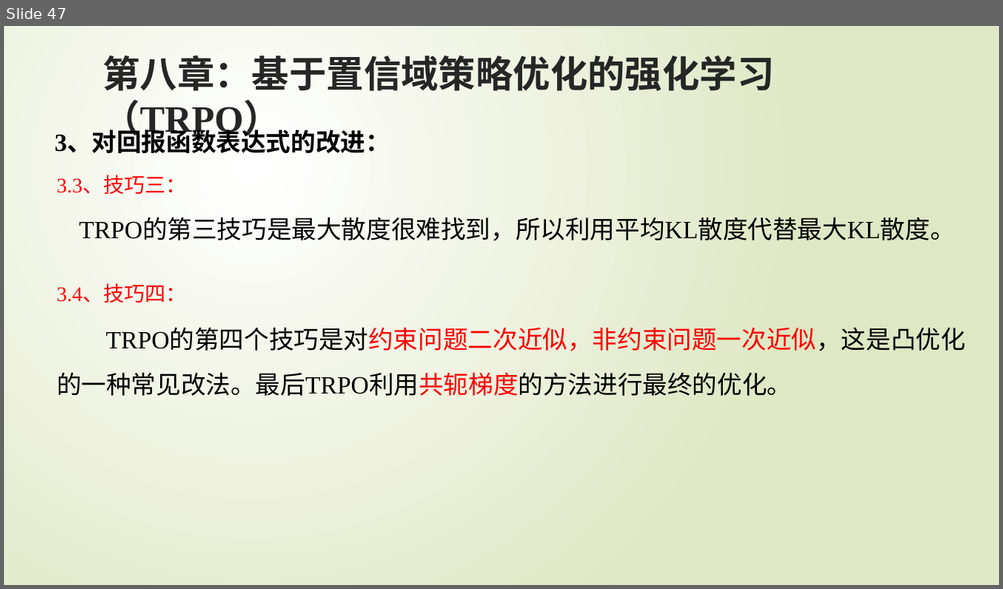
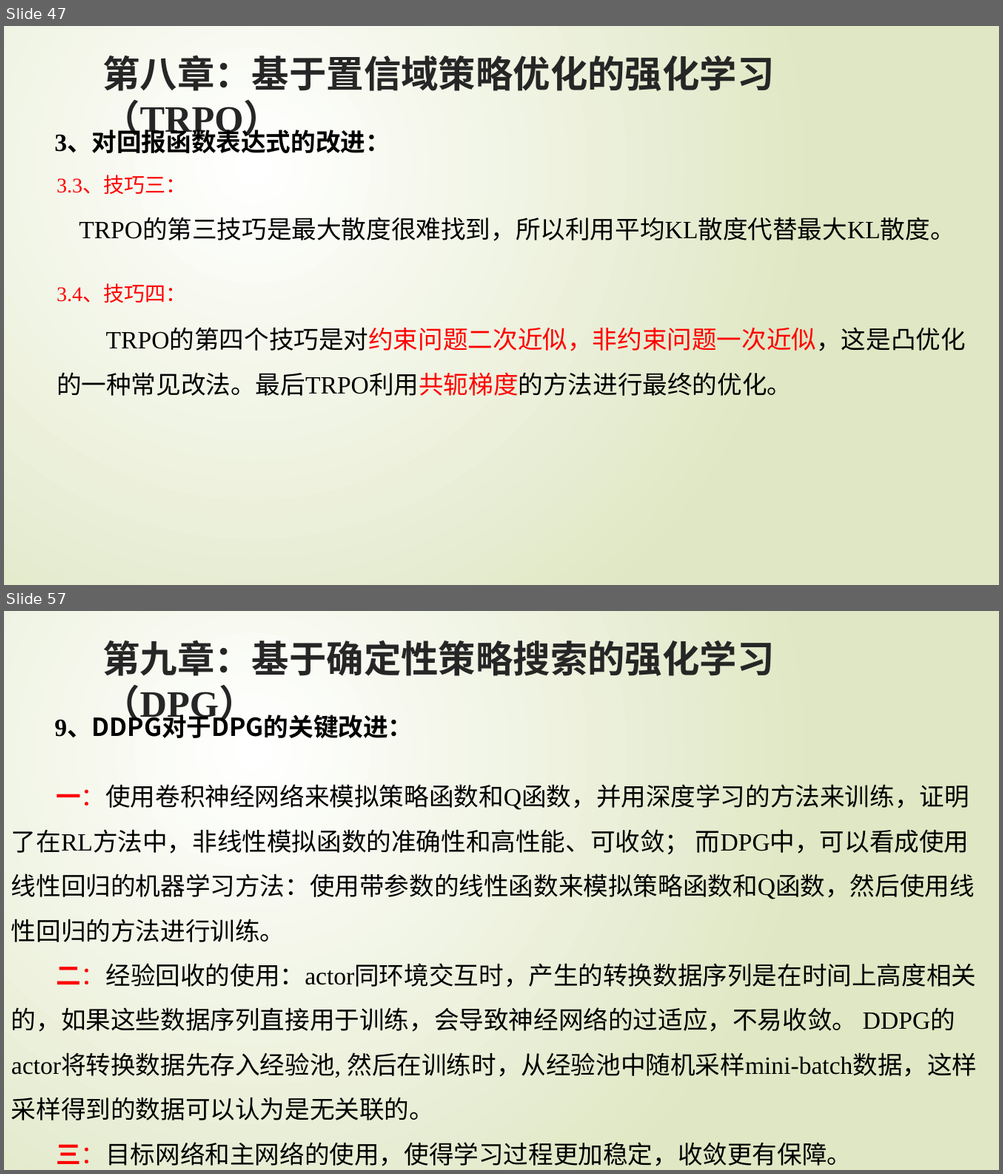
Before and after one commit to zgqzhangguoqi/RL-Flies, a slide deck: 强化学习PPT/强化学习原理入门(4~9章).pptx. Shown one above the other, each under a label of ours: slide 47 before the commit, slides 47 and 57 after it; the slides between them are not shown. The pictures are 1003x589 and 1003x1174 pixels, drawn with LibreOffice and Linux fonts; fonts in the diff are those of the drawing. Boxes give left, top, right and bottom in pixels: in the first picture for what was removed or moved away, otherwise in the second. Text is boxed around its words. In the diff, an @@ line names an element or a change of style, - is before the commit and + after.

```diff
--- a/强化学习PPT/强化学习原理入门(4~9章).pptx
+++ b/强化学习PPT/强化学习原理入门(4~9章).pptx
@@ slide 57 added at bbox=[4, 611, 999, 1170], background gradient #FFFFFF to #DFE8C4 @@
@@ text added at bbox=[102, 640, 774, 676], 36 pt, text #262626, bold @@
+第九章：基于确定性策略搜索的强化学习（DPG）
@@ text added at bbox=[54, 717, 412, 738], 24 pt, text #000000, bold @@
+9、DDPG对于DPG的关键改进：
@@ text added at bbox=[11, 780, 976, 1167], 24 pt, text #000000 @@
+一：使用卷积神经网络来模拟策略函数和Q函数，并用深度学习的方法来训练，证明了在RL方法中，非线性模拟函数的准确性和高性能、可收敛； 而DPG中，可以看成使用线性回归的机器学习方法：使用带参数的线性函数来模拟策略函数和Q函数，然后使用线性回归的方法进行训练。
+二：经验回收的使用：actor同环境交互时，产生的转换数据序列是在时间上高度相关的，如果这些数据序列直接用于训练，会导致神经网络的过适应，不易收敛。 DDPG的actor将转换数据先存入经验池, 然后在训练时，从经验池中随机采样mini-batch数据，这样采样得到的数据可以认为是无关联的。
+三：目标网络和主网络的使用，使得学习过程更加稳定，收敛更有保障。
```
Also in this commit, not shown: 7 slides changed, 3 other slides added, 1 slide removed.
